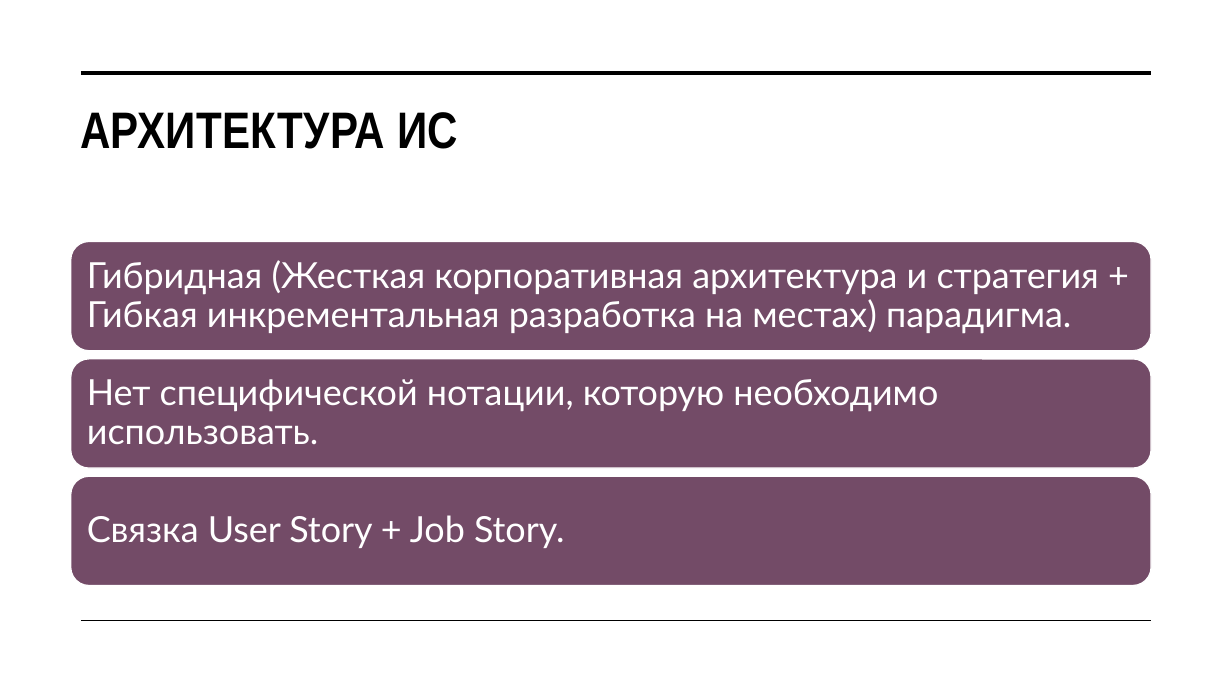
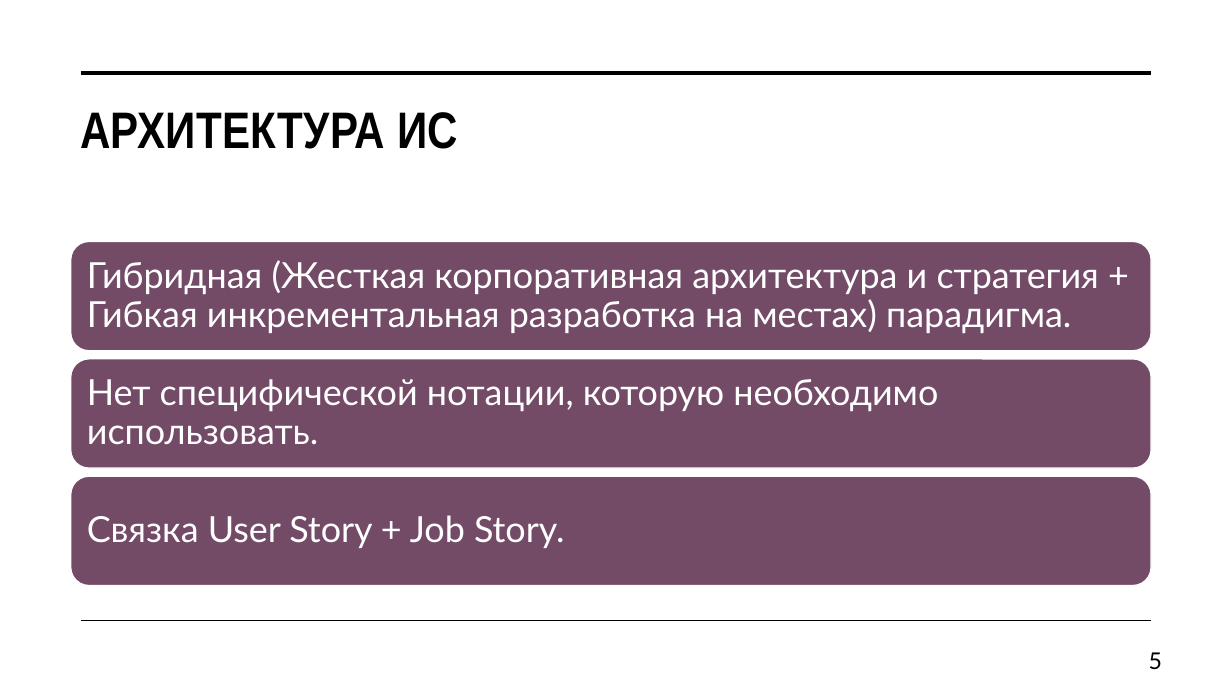
Before and after one commit to Jrol123/obsidian-dvfu_p2, a slide deck: slide 5 of ПРЕДМЕТЫ/Методологии и проектирование ИС/ДЗ/Презентация/SAFe.pptx. Drawn at 1232x693 pixels with LibreOffice and Linux fonts; fonts in the diff are those of the drawing. Boxes give left, top, right and bottom in pixels: in the first picture for what was removed or moved away, otherwise in the second. Text is boxed around its words. In the diff, an @@ line names an element or a change of style, - is before the commit and + after.

```diff
--- a/ПРЕДМЕТЫ/Методологии и проектирование ИС/ДЗ/Презентация/SAFe.pptx
+++ b/ПРЕДМЕТЫ/Методологии и проектирование ИС/ДЗ/Презентация/SAFe.pptx
@@ page number added at <box>1149,652,1162,670</box>, 18 pt, text #000000 @@
+5
```
Also in this commit, not shown: 8 other slides changed.
